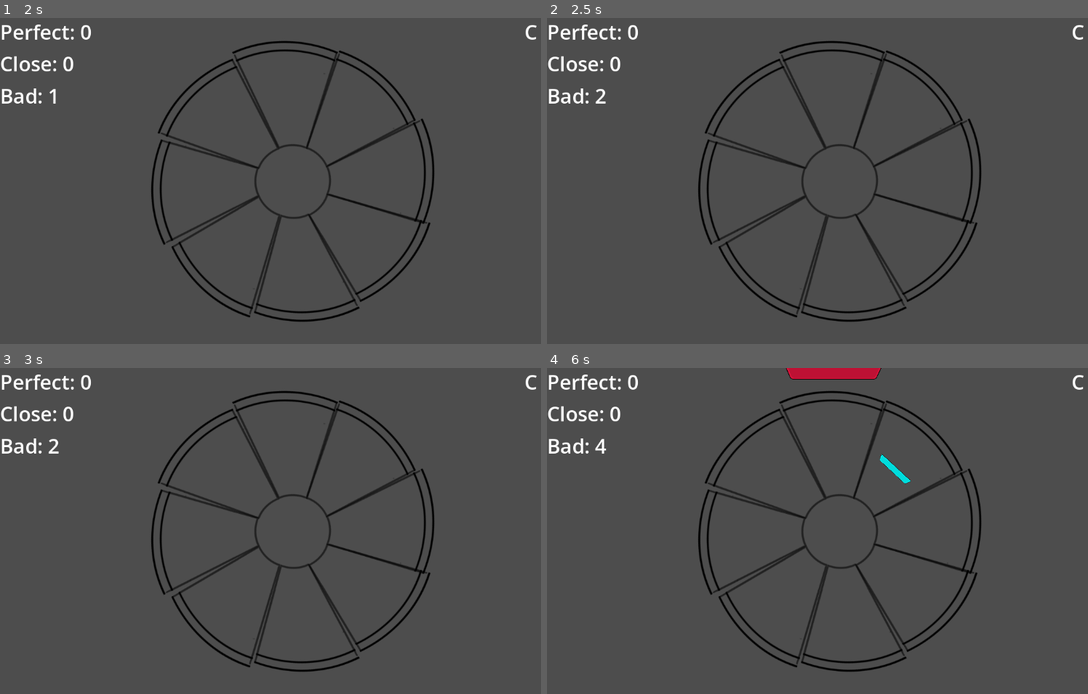
Above: before the commit, frames 1-4 (two rows, left to right).
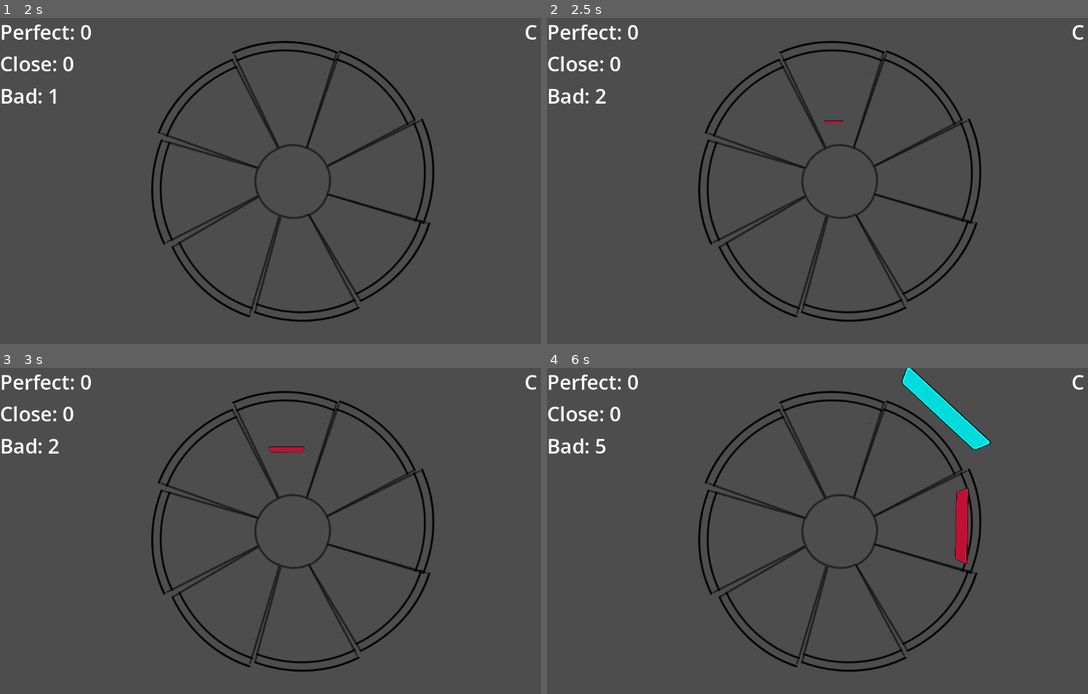
Above: after the commit, the same moments.

Repository: dancroker/RhythmGame
Game: Godot game, scene res://gameplay.tscn
Same seed, same stepped clock (60 frames per second), same inputs: the game is played once before the commit and once after it. This scene is started directly instead of the project's main scene.
Inputs (mouse positions are in pixels of both pictures, inside the frame that each line leads up to):
- Up to frame 1 (2 s): tap Enter at 0.5 s; move the mouse to (292, 99) at 0.52 s; hold 1 (Inner) 0.53-1.28 s; click (292, 99) at 0.67 s; tap Space at 1.25 s; move the mouse to (346, 122) at 1.27 s; tap 2 (Outer) at 1.35 s; click (346, 122) at 1.42 s
- Up to frame 2 (2.5 s): tap Enter at 2 s; move the mouse to (925, 177) at 2.02 s; hold 1 (Inner) from 2.03 s (still down); click (925, 177) at 2.17 s
- Up to frame 3 (3 s): move the mouse to (357, 586) at 2.77 s; release 1 (Inner) at 2.78 s; tap 2 (Outer) at 2.85 s; click (357, 586) at 2.92 s
- Up to frame 4 (6 s): move the mouse to (844, 612) at 3.52 s; hold 1 (Inner) 3.53-4.28 s; click (844, 612) at 3.67 s; move the mouse to (785, 592) at 4.27 s; tap 2 (Outer) at 4.35, 5.85 s; click (785, 592) at 4.42 s; move the mouse to (757, 534) at 5.02 s; hold 1 (Inner) 5.03-5.78 s; click (757, 534) at 5.17 s; move the mouse to (779, 475) at 5.77 s; click (779, 475) at 5.92 s

Frame 1 is identical in both runs. In frame 2, less than 0.1% of the frame differs, in the area x 51-55%, y 31-33%; in frame 3, 0.1%; in frame 4, 2.4%, in the area x 8-83%, y 0-61%.

Commit message:
better potential fix

Diff:
--- a/rhythm-game/Scripts/note_set.gd
+++ b/rhythm-game/Scripts/note_set.gd
@@ -57,32 +57,32 @@
 	else:
 		label_4.text = "C"
 
-	internal_timer += 0.01
+	internal_timer += delta
 	#print (internal_timer)
 	#print(internal_timer)
 	print(round_to_dp(internal_timer,1))
-	match int(round_to_dp(internal_timer,1)):
-		2:
-			note.launch(2)
-		3:
+	match (round_to_dp(internal_timer,1)):
+		2.0:
+			note.launch(2)
+		3.0:
 			note_2.launch(1)
-		4:
-			note_4.launch(2)
-		6:
+		4.0:
+			note_4.launch(2)
+		6.0:
 			note_5.launch(1)
-		7:
-			note_7.launch(2)
-		9:
-			note_8.launch(1)
-		10:
+		7.0:
+			note_7.launch(2)
+		9.0:
+			note_8.launch(1)
+		10.0:
 			note_7.launch(2)
 		10.4:
 			note.launch(1)
-		11:
+		11.0:
 			note_6.launch(1)
-		12:
-			note_3.launch(1)
-		13:
+		12.0:
+			note_3.launch(1)
+		13.0:
 			note_4.launch(1)
 		13.1:
 			note_5.launch(2)
@@ -92,19 +92,19 @@
 			note_7.launch(1)
 		13.8:
 			note_8.launch(1)
-		14:
-			note.launch(2)
-		15:
-			note_3.launch(1)
-		16:
-			note_5.launch(2)
-		17:
+		14.0:
+			note.launch(2)
+		15.0:
+			note_3.launch(1)
+		16.0:
+			note_5.launch(2)
+		17.0:
 			note_4.launch(1)
 		17.3:
 			note_7.launch(2)
 		17.6:
 			note_4.launch(1)
-		18:
+		18.0:
 			note_8.launch(2)
 		18.3:
 			note_6.launch(2)
@@ -122,17 +122,17 @@
 			note_7.launch(1)
 		19.8:
 			note_3.launch(1)
-		20:
-			note.launch(1)
-		21:
+		20.0:
+			note.launch(1)
+		21.0:
 			note_5.launch(2)
 		21.5:
 			note.launch(1)
-		22:
+		22.0:
 			note_4.launch(2)
 		22.5:
 			note_8.launch(2)
-		23:
+		23.0:
 			note_4.launch(1)
 		23.4:
 			note_3.launch(1)
@@ -140,11 +140,11 @@
 			note_6.launch(2)
 		24.2:
 			note_2.launch(2)
-		25:
-			note_7.launch(1)
-		26:
-			note.launch(1)
-		27:
+		25.0:
+			note_7.launch(1)
+		26.0:
+			note.launch(1)
+		27.0:
 			note_5.launch(2)
 			print("1")
 		27.4:
@@ -185,7 +185,7 @@
 			print("1")
 		31.8:
 			note_6.launch(1)
-		32:
+		32.0:
 			note_8.launch(1)
 		32.2:
 			note.launch(2)
@@ -199,11 +199,11 @@
 			note_7.launch(2)
 		33.6:
 			note_4.launch(2)
-		34:
-			note_7.launch(2)
-		35:
-			note.launch(1)
-		36:
+		34.0:
+			note_7.launch(2)
+		35.0:
+			note.launch(1)
+		36.0:
 			note_6.launch(2)
 		37.3:
 			note_8.launch(1)
@@ -211,15 +211,15 @@
 			note.launch(2)
 		37.8:
 			note_3.launch(1)
-		38:
+		38.0:
 			note_7.launch(1)
 		38.5:
 			note_5.launch(2)
-		39:
+		39.0:
 			note_2.launch(2)
 		39.7:
 			note_4.launch(1)
-		40:
+		40.0:
 			note_6.launch(2)
 		40.6:
 			note.launch(1)
@@ -231,17 +231,17 @@
 			note_8.launch(1)
 		42.8:
 			note.launch(2)
-		43:
-			note_3.launch(1)
-		44:
-			note_5.launch(2)
-		45:
-			note_7.launch(1)
-		46:
+		43.0:
+			note_3.launch(1)
+		44.0:
+			note_5.launch(2)
+		45.0:
+			note_7.launch(1)
+		46.0:
 			note_2.launch(2)
 		46.5:
 			note_4.launch(2)
-		48:
+		48.0:
 			note.launch(1)
 
 
